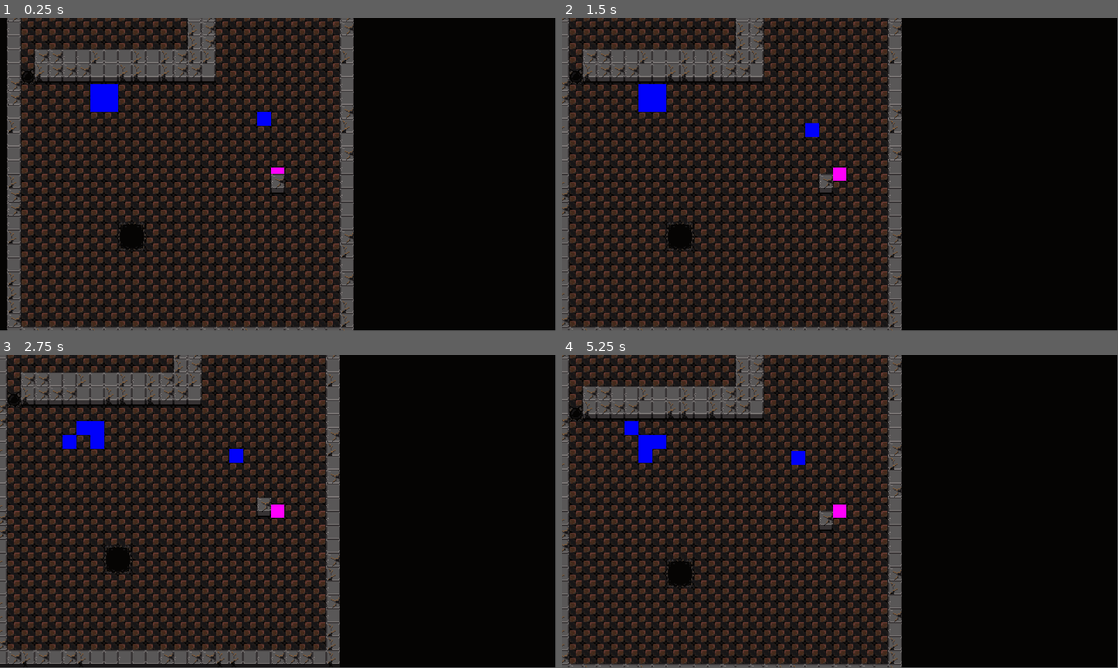
Above: before the commit, frames 1-4 (two rows, left to right).
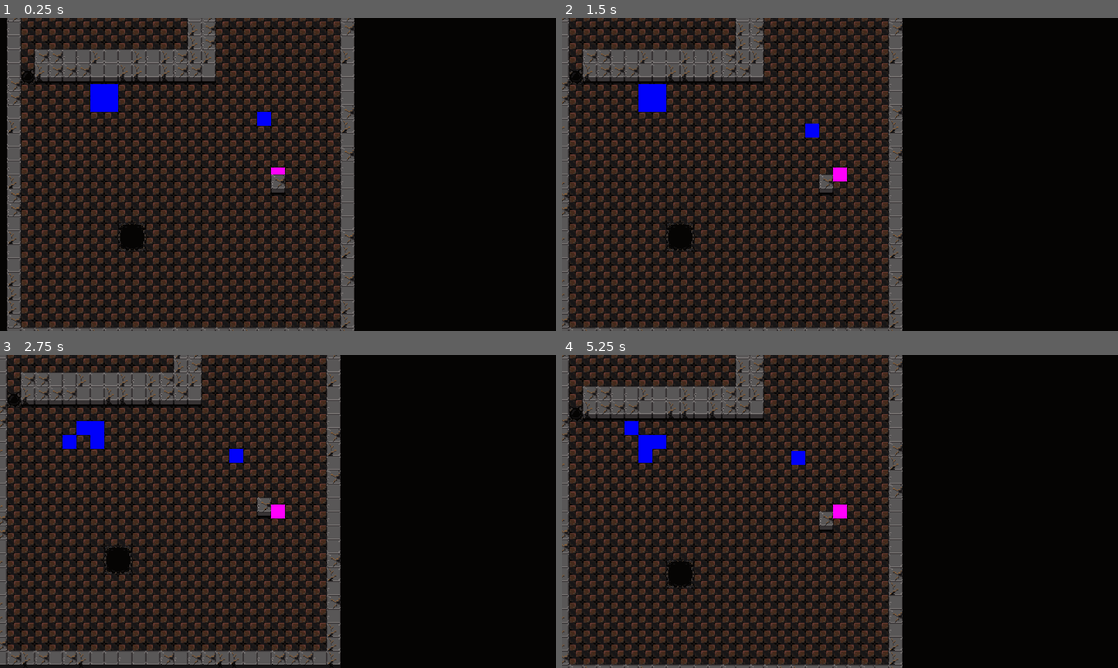
Above: after the commit, the same moments.

Repository: impstudio2024/Brackeys2024-2
Game: Godot game, scene res://Scenes/map.tscn
Same seed, same stepped clock (60 frames per second), same inputs: the game is played once before the commit and once after it.
Inputs (mouse positions are in pixels of both pictures, inside the frame that each line leads up to):
- Up to frame 1 (0.25 s): no input
- Up to frame 2 (1.5 s): tap Enter (ui_accept) at 0.5, 0.77, 1.25 s; move the mouse to (962, 158) at 0.52 s; hold D (move_right) 0.53-1.28 s; hold F 0.53-1.28 s; click (962, 158) at 0.67 s; move the mouse to (728, 190) at 1.27 s; hold S (down) from 1.28 s (still down); tap Space at 1.35 s
- Up to frame 3 (2.75 s): tap Enter (ui_accept) at 1.52 s; move the mouse to (333, 442) at 2.02 s; release S (down) at 2.03 s; hold D (move_right) from 2.03 s (still down); hold F from 2.03 s (still down)
- Up to frame 4 (5.25 s): tap Enter (ui_accept) at 2.75, 3.02, 3.5, 3.77, 4.52, 5 s; move the mouse to (812, 574) at 2.77 s; release D (move_right) at 2.78 s; release F at 2.78 s; hold W (move_up) 2.78-3.53 s; tap Space at 2.85, 4.35 s; click (812, 574) at 2.92 s; move the mouse to (1006, 558) at 3.52 s; hold F 3.53-4.28 s; hold A (move_left) 3.53-5.03 s; move the mouse to (673, 464) at 4.27 s; move the mouse to (867, 511) at 5.02 s; hold S (down) from 5.03 s (still down); hold F from 5.03 s (still down); click (867, 511) at 5.17 s
In our replay, the window is 799x449 before the commit and 800x450 after it. These sizes can differ from the game's own. Grey fills any space a smaller window leaves; there, only what the larger window draws over its background counts as a difference.

The runs differ from the first frame. In frame 1, 5.9% of the frame differs, in the area x 1-64%, y 0-100%; in frame 2, 5.6%; in frame 3, 5.5%; in frame 4, 5.6%.

Commit message:
project settings window

Diff:
--- a/brackeys-2024-2/project.godot
+++ b/brackeys-2024-2/project.godot
@@ -24,7 +24,10 @@
 
 window/size/viewport_width=1920
 window/size/viewport_height=1080
-window/stretch/aspect="keep_width"
+window/size/resizable=false
+window/stretch/mode="canvas_items"
+window/stretch/aspect="expand"
+window/stretch/scale_mode="integer"
 
 [editor_plugins]
 
@@ -37,31 +40,6 @@
 
 [input]
 
-up={
-"deadzone": 0.5,
-"events": [Object(InputEventKey,"resource_local_to_scene":false,"resource_name":"","device":-1,"window_id":0,"alt_pressed":false,"shift_pressed":false,"ctrl_pressed":false,"meta_pressed":false,"pressed":false,"keycode":0,"physical_keycode":87,"key_label":0,"unicode":119,"location":0,"echo":false,"script":null)
-]
-}
-down={
-"deadzone": 0.5,
-"events": [Object(InputEventKey,"resource_local_to_scene":false,"resource_name":"","device":-1,"window_id":0,"alt_pressed":false,"shift_pressed":false,"ctrl_pressed":false,"meta_pressed":false,"pressed":false,"keycode":0,"physical_keycode":83,"key_label":0,"unicode":115,"location":0,"echo":false,"script":null)
-]
-}
-left={
-"deadzone": 0.5,
-"events": [Object(InputEventKey,"resource_local_to_scene":false,"resource_name":"","device":-1,"window_id":0,"alt_pressed":false,"shift_pressed":false,"ctrl_pressed":false,"meta_pressed":false,"pressed":false,"keycode":0,"physical_keycode":65,"key_label":0,"unicode":97,"location":0,"echo":false,"script":null)
-]
-}
-right={
-"deadzone": 0.5,
-"events": [Object(InputEventKey,"resource_local_to_scene":false,"resource_name":"","device":-1,"window_id":0,"alt_pressed":false,"shift_pressed":false,"ctrl_pressed":false,"meta_pressed":false,"pressed":false,"keycode":0,"physical_keycode":68,"key_label":0,"unicode":100,"location":0,"echo":false,"script":null)
-]
-}
-space={
-"deadzone": 0.5,
-"events": [Object(InputEventKey,"resource_local_to_scene":false,"resource_name":"","device":0,"window_id":0,"alt_pressed":false,"shift_pressed":false,"ctrl_pressed":false,"meta_pressed":false,"pressed":false,"keycode":0,"physical_keycode":32,"key_label":0,"unicode":0,"location":0,"echo":false,"script":null)
-]
-}
 move_right={
 "deadzone": 0.5,
 "events": [Object(InputEventKey,"resource_local_to_scene":false,"resource_name":"","device":-1,"window_id":0,"alt_press …(192 unchanged characters)…
@@ -86,6 +64,31 @@
 , Object(InputEventKey,"resource_local_to_scene":false,"resource_name":"","device":-1,"window_id":0,"alt_pressed":false …(186 unchanged characters)…
 ]
 }
+space={
+"deadzone": 0.5,
+"events": [Object(InputEventKey,"resource_local_to_scene":false,"resource_name":"","device":0,"window_id":0,"alt_pressed":false,"shift_pressed":false,"ctrl_pressed":false,"meta_pressed":false,"pressed":false,"keycode":0,"physical_keycode":32,"key_label":0,"unicode":0,"location":0,"echo":false,"script":null)
+]
+}
+up={
+"deadzone": 0.5,
+"events": [Object(InputEventKey,"resource_local_to_scene":false,"resource_name":"","device":-1,"window_id":0,"alt_pressed":false,"shift_pressed":false,"ctrl_pressed":false,"meta_pressed":false,"pressed":false,"keycode":0,"physical_keycode":87,"key_label":0,"unicode":119,"location":0,"echo":false,"script":null)
+]
+}
+down={
+"deadzone": 0.5,
+"events": [Object(InputEventKey,"resource_local_to_scene":false,"resource_name":"","device":-1,"window_id":0,"alt_pressed":false,"shift_pressed":false,"ctrl_pressed":false,"meta_pressed":false,"pressed":false,"keycode":0,"physical_keycode":83,"key_label":0,"unicode":115,"location":0,"echo":false,"script":null)
+]
+}
+left={
+"deadzone": 0.5,
+"events": [Object(InputEventKey,"resource_local_to_scene":false,"resource_name":"","device":-1,"window_id":0,"alt_pressed":false,"shift_pressed":false,"ctrl_pressed":false,"meta_pressed":false,"pressed":false,"keycode":0,"physical_keycode":65,"key_label":0,"unicode":97,"location":0,"echo":false,"script":null)
+]
+}
+right={
+"deadzone": 0.5,
+"events": [Object(InputEventKey,"resource_local_to_scene":false,"resource_name":"","device":-1,"window_id":0,"alt_pressed":false,"shift_pressed":false,"ctrl_pressed":false,"meta_pressed":false,"pressed":false,"keycode":0,"physical_keycode":68,"key_label":0,"unicode":100,"location":0,"echo":false,"script":null)
+]
+}
 
 [rendering]
 
